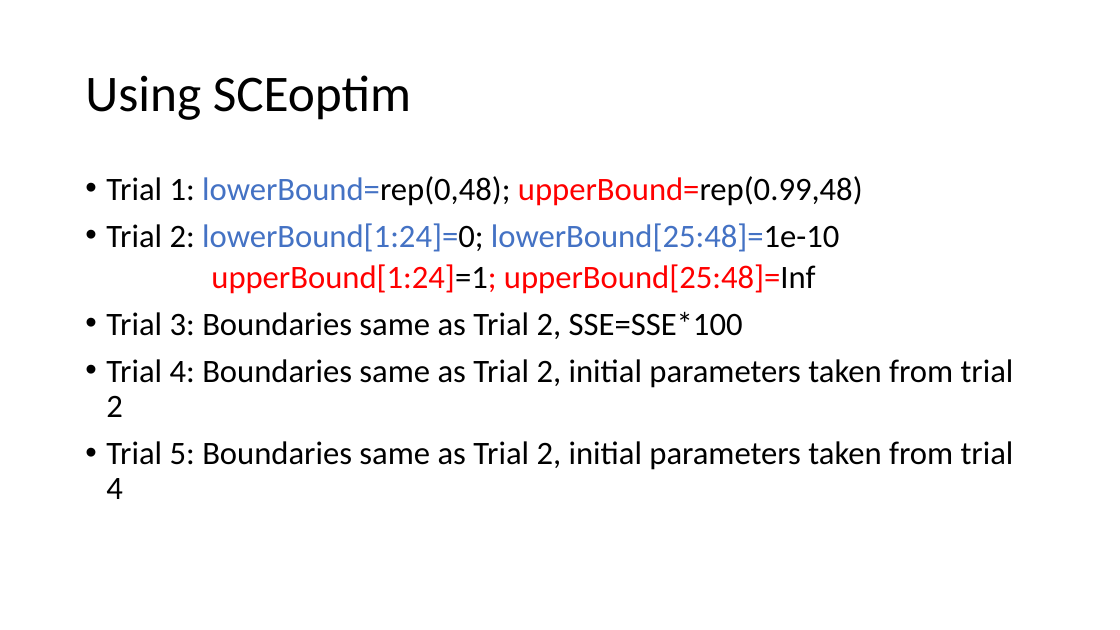
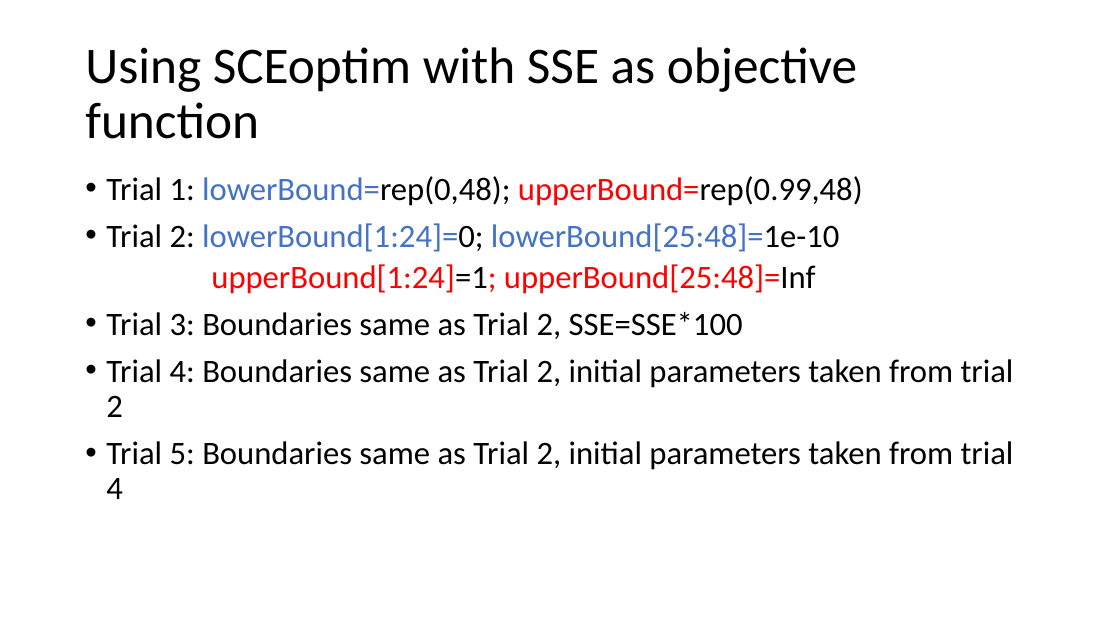
Before and after one commit to thienhuytruongnguyen/PilotStudy01, a slide deck: slide 14 of Meeting 28.pptx. Drawn at 1120x630 pixels with LibreOffice and Linux fonts; fonts in the diff are those of the drawing. Boxes give left, top, right and bottom in pixels: in the first picture for what was removed or moved away, otherwise in the second. Text is boxed around its words. In the diff, an @@ line names an element or a change of style, - is before the commit and + after.

```diff
--- a/Meeting 28.pptx
+++ b/Meeting 28.pptx
@@ title at box(85, 47, 857, 139): text changed @@
-Using SCEoptim
+Using SCEoptim with SSE as objective function
```
Also in this commit, not shown: 2 other slides changed, 6 other files.
